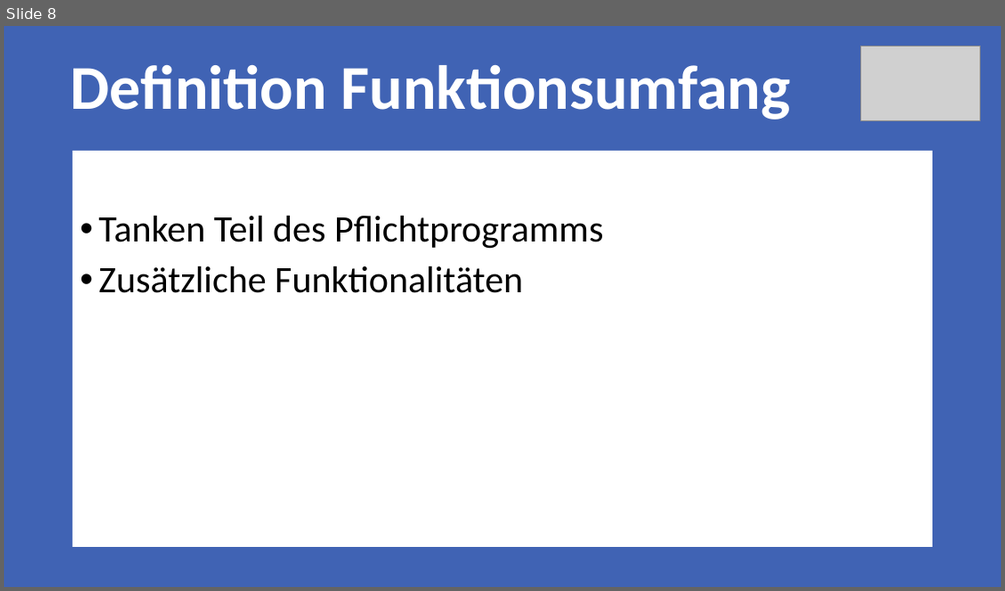
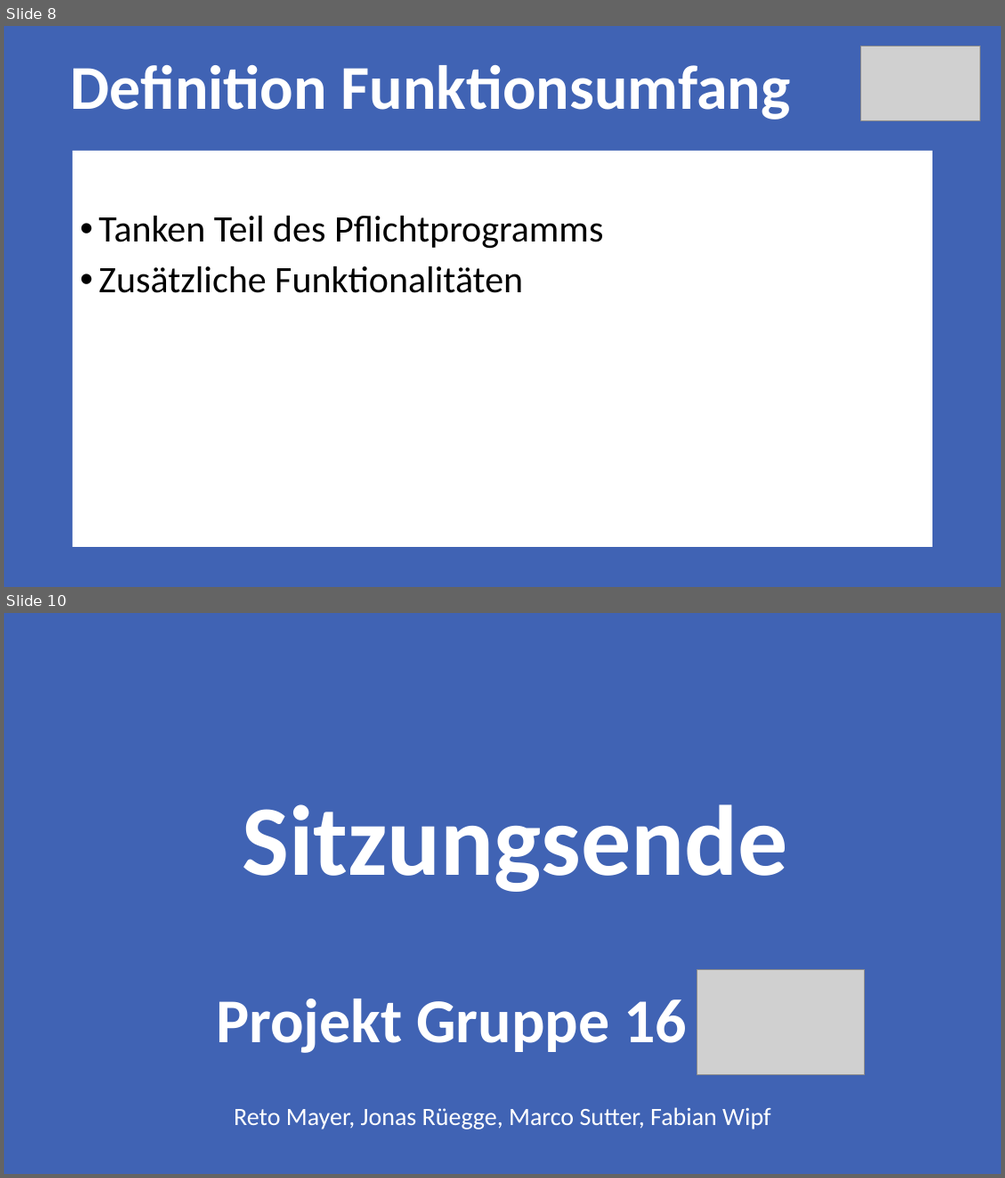
Before and after one commit to Rinc11/FOS, a slide deck: documents/00_Sitzungen/Milestone_1/Meilenstein1.pptx. Shown one above the other, each under a label of ours: slide 8 before the commit, slides 8 and 10 after it; the slides between them are not shown. The pictures are 1005x591 and 1005x1178 pixels, drawn with LibreOffice and Linux fonts; fonts in the diff are those of the drawing; grey boxes stand for pictures. Boxes give left, top, right and bottom in pixels: in the first picture for what was removed or moved away, otherwise in the second. Text is boxed around its words. In the diff, an @@ line names an element or a change of style, - is before the commit and + after.

```diff
--- a/documents/00_Sitzungen/Milestone_1/Meilenstein1.pptx
+++ b/documents/00_Sitzungen/Milestone_1/Meilenstein1.pptx
@@ slide 10 added at bbox=[4, 613, 1001, 1174], background #4063B4 @@
@@ title added at bbox=[242, 804, 787, 892], 96 pt, text #FFFFFF, bold @@
+Sitzungsende
@@ picture added at bbox=[696, 970, 865, 1074] @@
@@ subtitle added at bbox=[216, 998, 770, 1129], 24 pt, text #FFFFFF @@
+Projekt Gruppe 16 -
+Reto Mayer, Jonas Rüegge, Marco Sutter, Fabian Wipf
```
Also in this commit, not shown: 3 slides changed, 1 slide removed.
